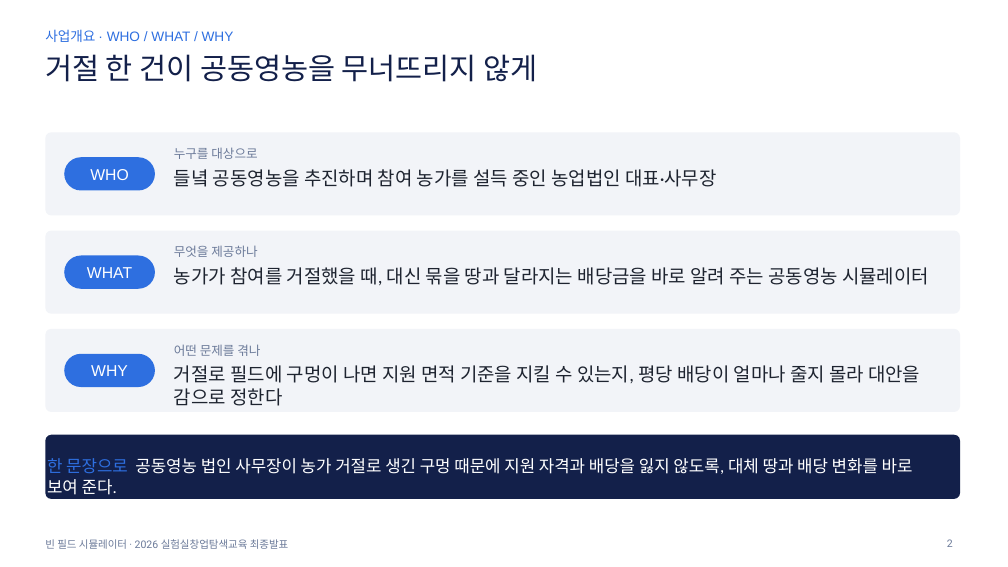
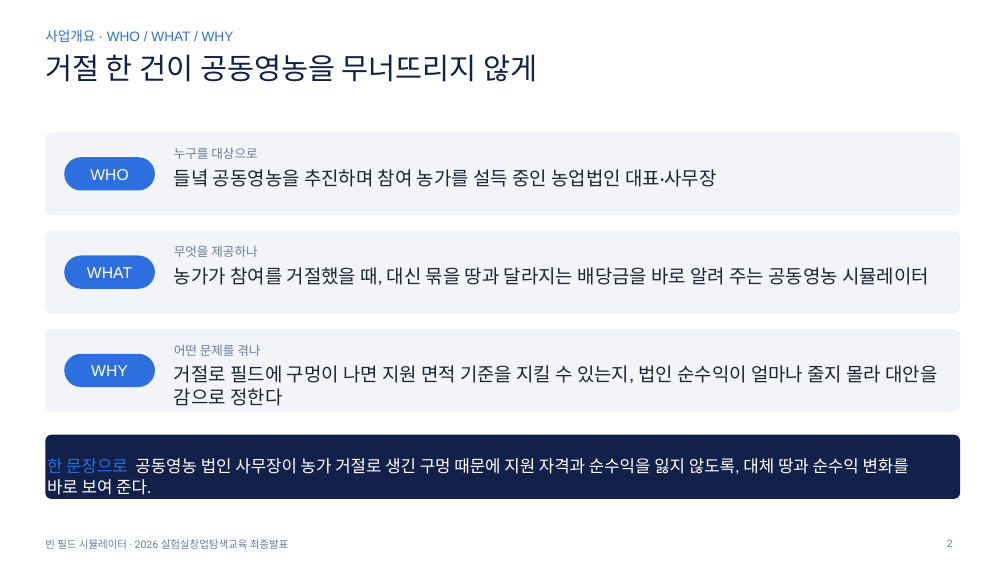
Before and after one commit to yean1234/Cooperative-farming-system, a slide deck: slide 2 of docs/빈필드시뮬레이터_최종발표.pptx. Drawn at 1008x567 pixels with LibreOffice and Linux fonts; fonts in the diff are those of the drawing. Boxes give left, top, right and bottom in pixels: in the first picture for what was removed or moved away, otherwise in the second. Text is boxed around its words. In the diff, an @@ line names an element or a change of style, - is before the commit and + after.

```diff
--- a/docs/빈필드시뮬레이터_최종발표.pptx
+++ b/docs/빈필드시뮬레이터_최종발표.pptx
@@ text at box(174, 365, 937, 406): text changed @@
-거절로 필드에 구멍이 나면 지원 면적 기준을 지킬 수 있는지, 평당 배당이 얼마나 줄지 몰라 대안을 감으로 정한다
+거절로 필드에 구멍이 나면 지원 면적 기준을 지킬 수 있는지, 법인 순수익이 얼마나 줄지 몰라 대안을 감으로 정한다
@@ text in rounded rectangle at box(47, 458, 909, 498): text changed @@
-한 문장으로 공동영농 법인 사무장이 농가 거절로 생긴 구멍 때문에 지원 자격과 배당을 잃지 않도록, 대체 땅과 배당 변화를 바로 보여 준다.
+한 문장으로 공동영농 법인 사무장이 농가 거절로 생긴 구멍 때문에 지원 자격과 순수익을 잃지 않도록, 대체 땅과 순수익 변화를 바로 보여 준다.
```
Also in this commit, not shown: 4 other slides changed, 5 other files.
